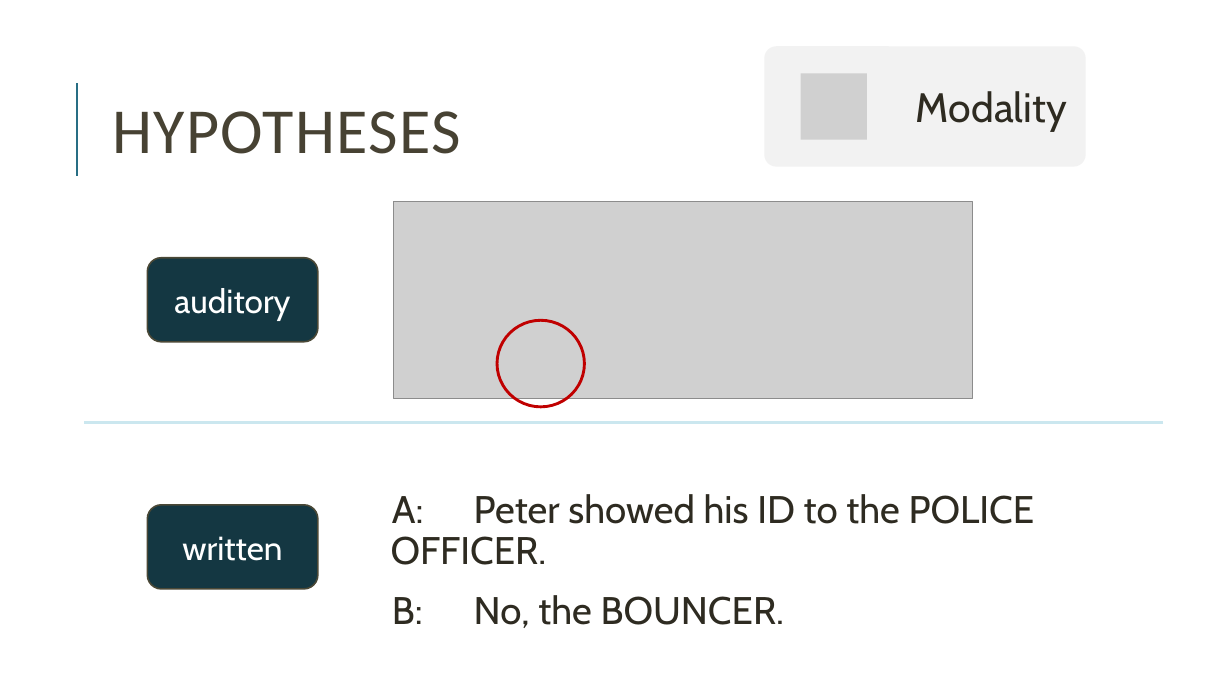
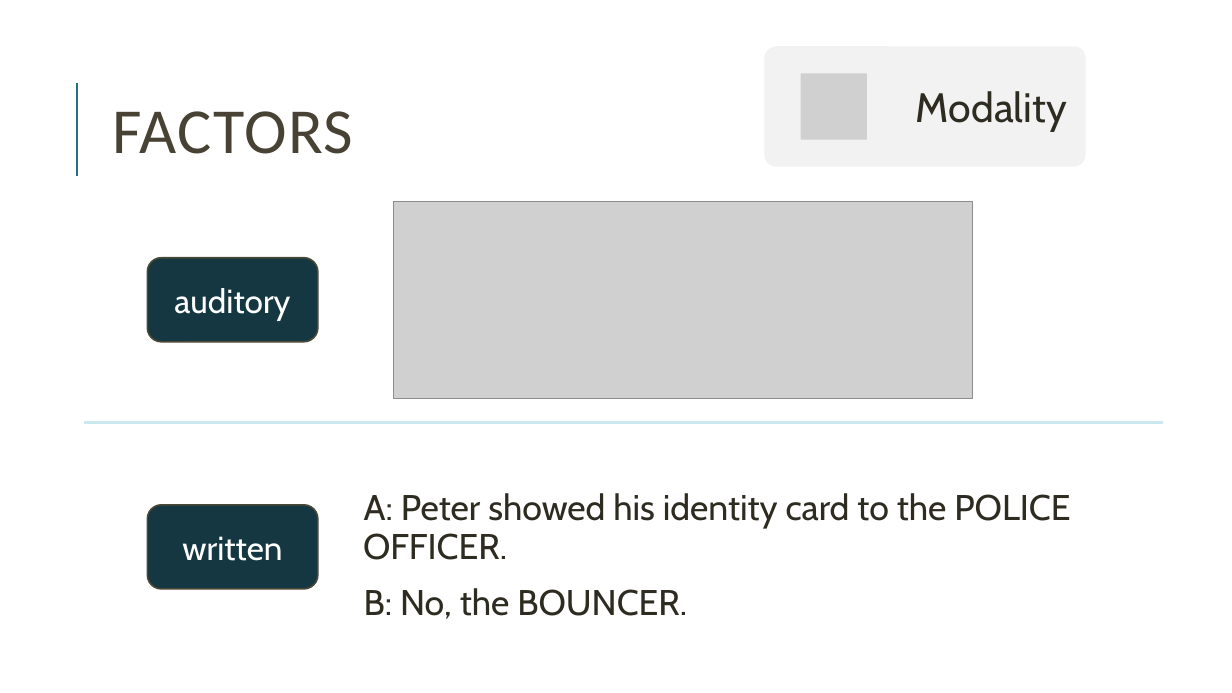
Before and after one commit to miriamschiele/MA, a slide deck: slide 14 of presentation/Miriam Schiele, MA presentation.pptx. Drawn at 1232x693 pixels with LibreOffice and Linux fonts; fonts in the diff are those of the drawing; grey boxes stand for pictures. Boxes give left, top, right and bottom in pixels: in the first picture for what was removed or moved away, otherwise in the second. Text is boxed around its words. In the diff, an @@ line names an element or a change of style, - is before the commit and + after.

```diff
--- a/presentation/Miriam Schiele, MA presentation.pptx
+++ b/presentation/Miriam Schiele, MA presentation.pptx
@@ title at (x1=113, y1=111, x2=353, y2=154): text changed @@
-HYPOTHESES
+FACTORS
@@ ellipse removed at (x1=497, y1=321, x2=585, y2=408) @@
@@ text "A: Peter showed his identity ..." moved from (x1=391, y1=494, x2=1035, y2=628) to (x1=363, y1=493, x2=1070, y2=619) @@
@@ text at (x1=363, y1=493, x2=1070, y2=560): text changed; size 30 to 27.8 pt @@
-  A: Peter showed his ID to the POLICE OFFICER.
+  A: Peter showed his identity card to the POLICE OFFICER.
@@ text at (x1=364, y1=588, x2=687, y2=619): size 30 to 27.8 pt in "B: No, the BOUNCER." @@
```
Also in this commit, not shown: 7 other slides changed, 7 slides added, 1 other file.
